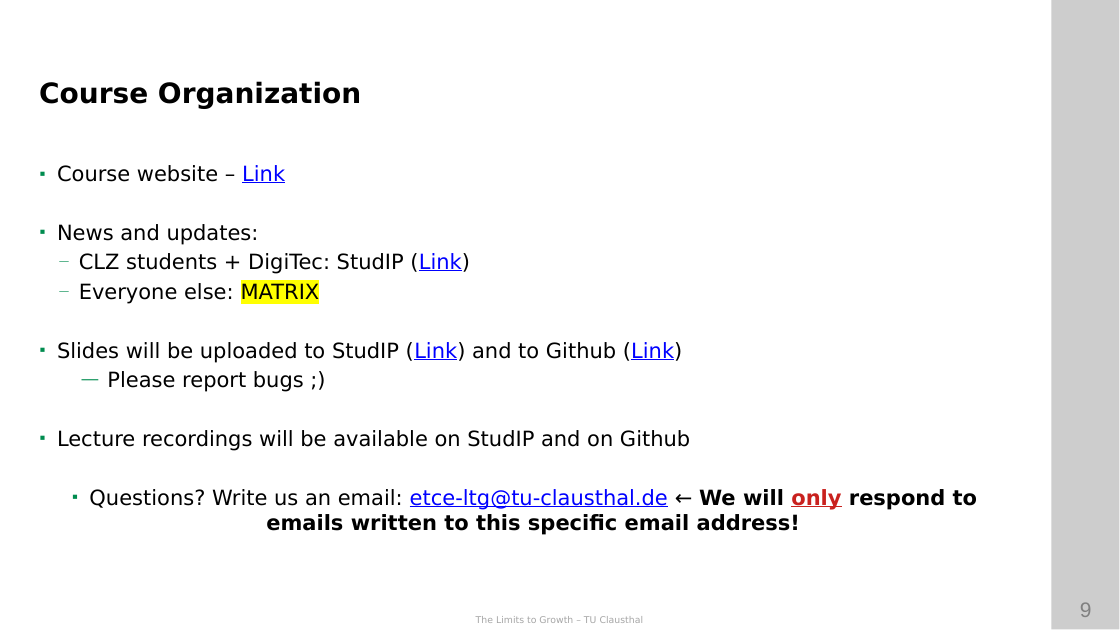
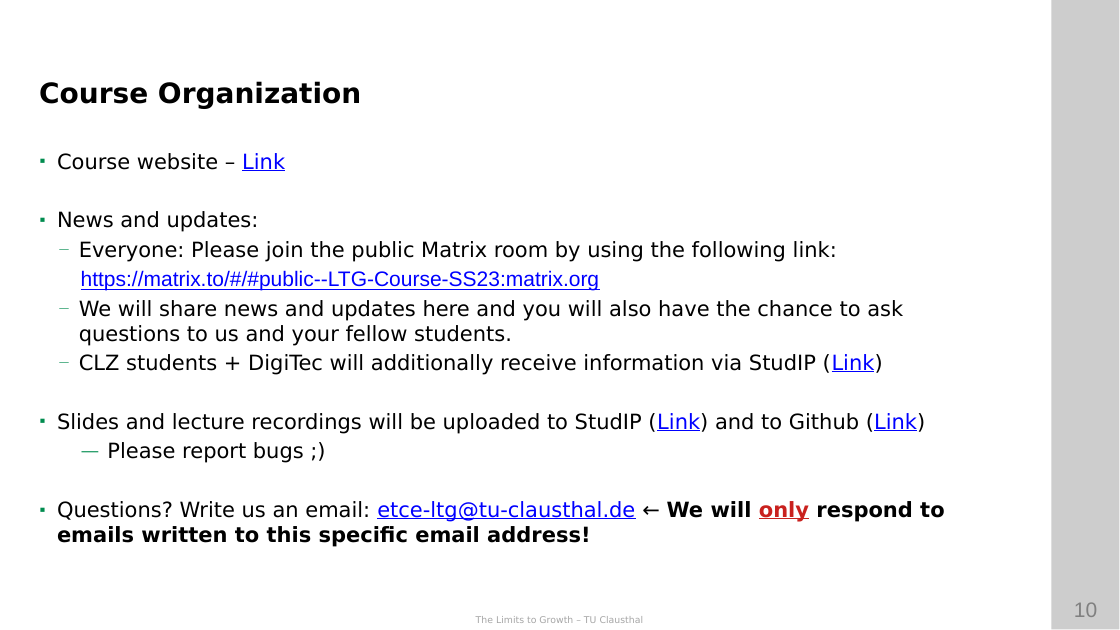
Before and after one commit to ETCE-LAB/teaching-material, a slide deck: slide 10 of The-Limits-to-Growth/LTG-L00-Organization.pptx (slide 9 before the commit). Drawn at 1120x630 pixels with LibreOffice and Linux fonts; fonts in the diff are those of the drawing; background and template pictures are left out. Boxes give left, top, right and bottom in pixels: in the first picture for what was removed or moved away, otherwise in the second. Text is boxed around its words. In the diff, an @@ line names an element or a change of style, - is before the commit and + after.

```diff
--- a/The-Limits-to-Growth/LTG-L00-Organization.pptx
+++ b/The-Limits-to-Growth/LTG-L00-Organization.pptx
@@ text at (57,241,926,434): text changed @@
-  — CLZ students + DigiTec: StudIP (Link)
-  — Everyone else: MATRIX
-▪ Slides will be uploaded to StudIP (Link) and to Github (Link)
+  — Everyone: Please join the public Matrix room by using the following link:
+  https://matrix.to/#/#public--LTG-Course-SS23:matrix.org
+  — We will share news and updates here and you will also have the chance to ask questions to us and your fellow students.
+  — CLZ students + DigiTec will additionally receive information via StudIP (Link)
+▪ Slides and lecture recordings will be uploaded to StudIP (Link) and to Github (Link)
@@ text at (57,430,690,451): paragraph removed @@
-▪ Lecture recordings will be available on StudIP and on Github
@@ text at (57,501,944,547): alignment centre to left @@
@@ page number at (1074,602,1097,617): text changed @@
-9
+10
```
Also in this commit, not shown: 5 other slides changed, 2 slides added, 1 slide removed, 2 other files.
